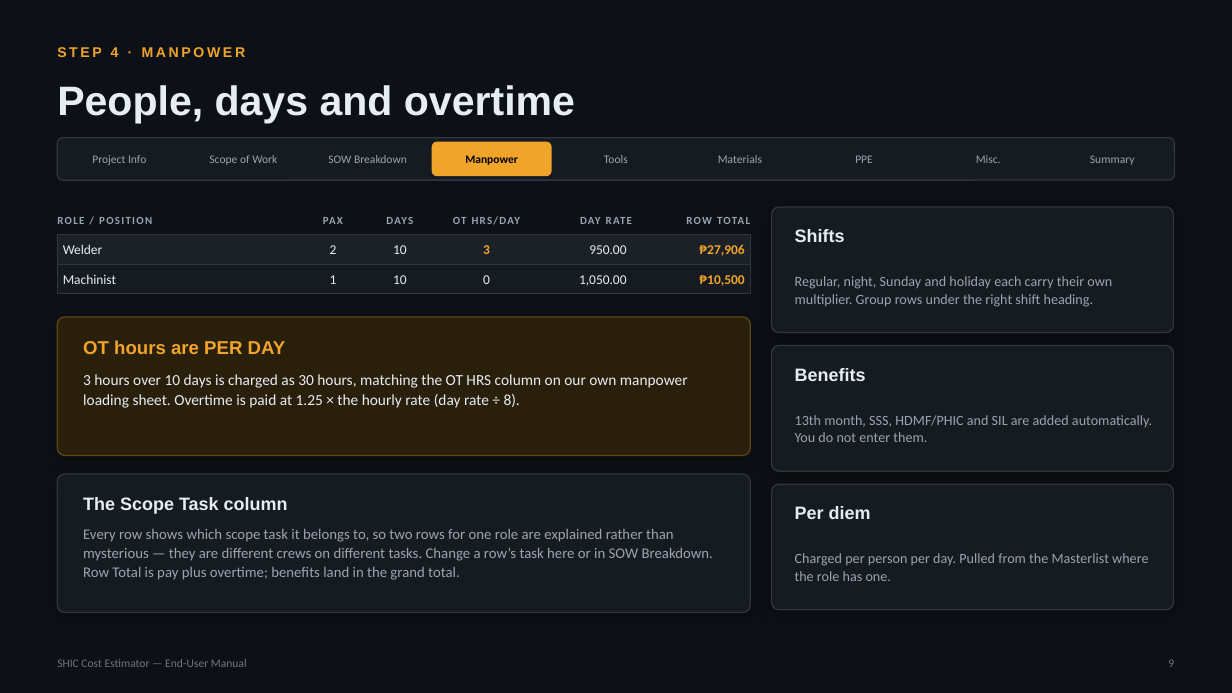
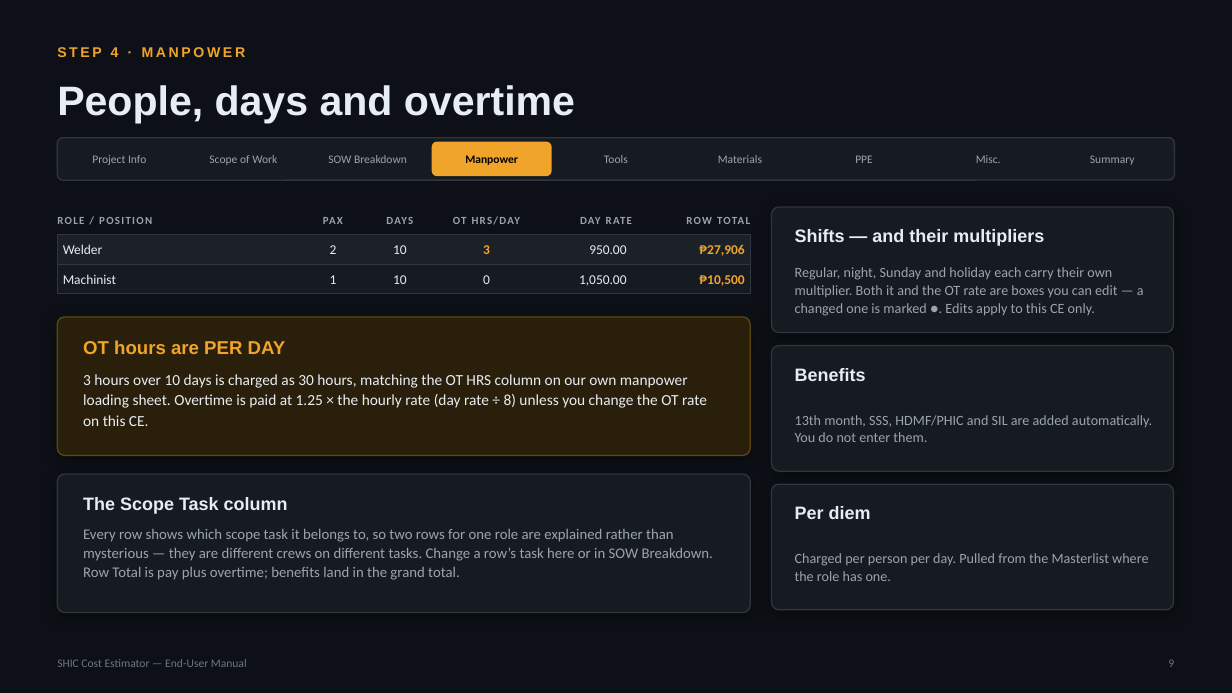
Before and after one commit to SYNERCORE/CostEstimation, a slide deck: slide 9 of docs/SHIC-Cost-Estimator-User-Manual.pptx. Drawn at 1232x693 pixels with LibreOffice and Linux fonts; fonts in the diff are those of the drawing. Boxes give left, top, right and bottom in pixels: in the first picture for what was removed or moved away, otherwise in the second. Text is boxed around its words. In the diff, an @@ line names an element or a change of style, - is before the commit and + after.

```diff
--- a/docs/SHIC-Cost-Estimator-User-Manual.pptx
+++ b/docs/SHIC-Cost-Estimator-User-Manual.pptx
@@ text at <box>795,229,1044,246</box>: text changed @@
-Shifts
+Shifts — and their multipliers
@@ text at <box>795,267,1144,316</box>: text changed @@
-Regular, night, Sunday and holiday each carry their own multiplier. Group rows under the right shift heading.
+Regular, night, Sunday and holiday each carry their own multiplier. Both it and the OT rate are boxes you can edit — a changed one is marked ●. Edits apply to this CE only.
@@ text at <box>83,374,707,426</box>: text changed @@
-3 hours over 10 days is charged as 30 hours, matching the OT HRS column on our own manpower loading sheet. Overtime is paid at 1.25 × the hourly rate (day rate ÷ 8).
+3 hours over 10 days is charged as 30 hours, matching the OT HRS column on our own manpower loading sheet. Overtime is paid at 1.25 × the hourly rate (day rate ÷ 8) unless you change the OT rate on this CE.
```
Also in this commit, not shown: 11 other slides changed, 2 slides added, 4 other files.
